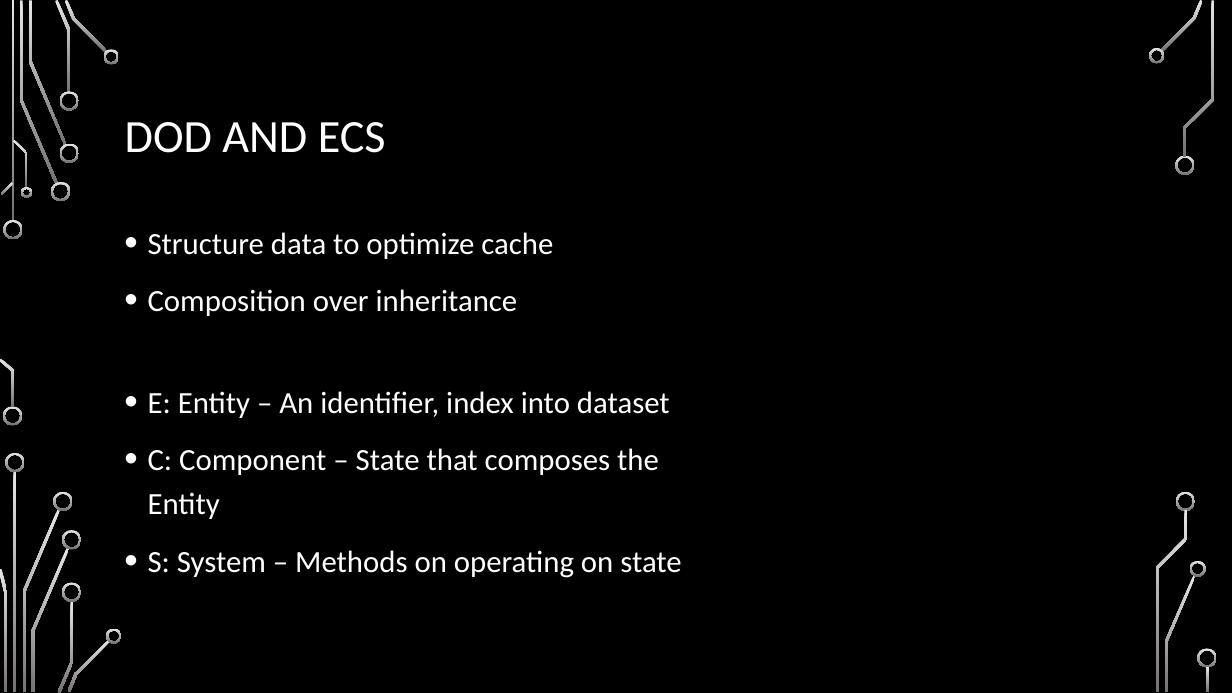
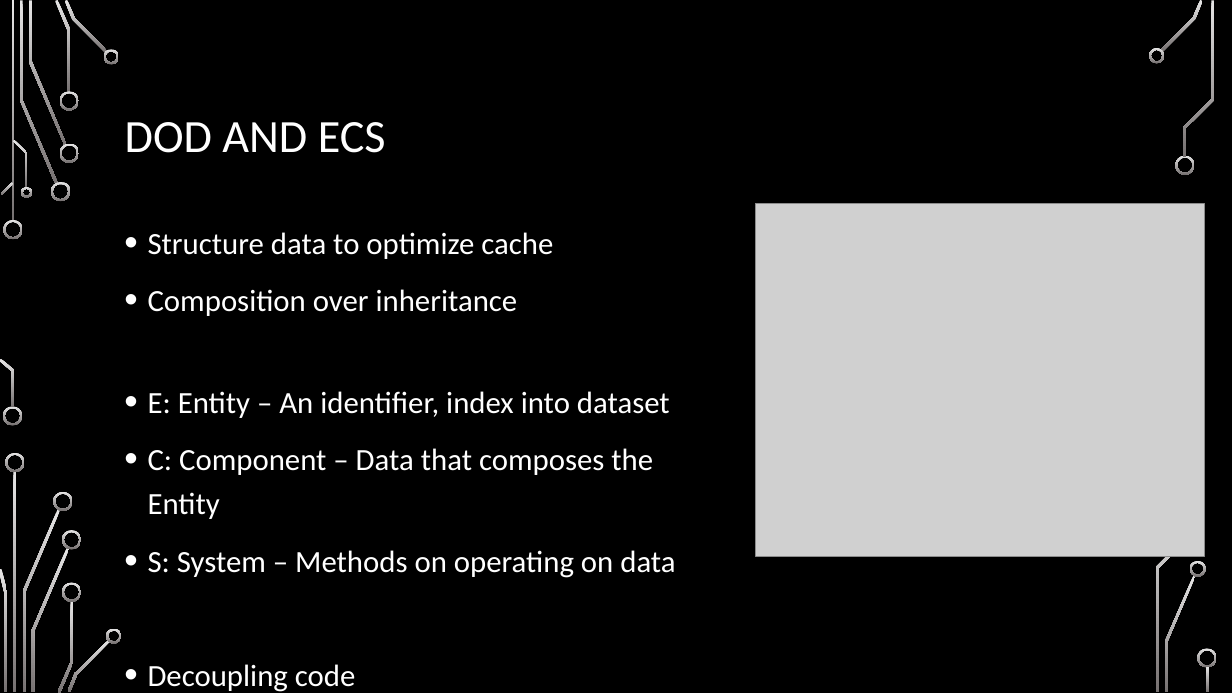
Before and after one commit to chaddw/ECS-Rust-FlightDynamics, a slide deck: slide 7 of Defense.pptx (slide 6 before the commit). Drawn at 1232x693 pixels with LibreOffice and Linux fonts; fonts in the diff are those of the drawing; grey boxes stand for pictures; background and template pictures are left out. Boxes give left, top, right and bottom in pixels: in the first picture for what was removed or moved away, otherwise in the second. Text is boxed around its words. In the diff, an @@ line names an element or a change of style, - is before the commit and + after.

```diff
--- a/Defense.pptx
+++ b/Defense.pptx
@@ picture added at <box>756,203,1205,556</box> @@
@@ text at <box>148,448,675,692</box>: text changed @@
-• C: Component – State that composes the Entity
-• S: System – Methods on operating on state
+• C: Component – Data that composes the Entity
+• S: System – Methods on operating on data
+• Decoupling code
@@ freeform shape removed at <box>1177,492,1196,511</box> @@
```
Also in this commit, not shown: 12 other slides changed, 5 slides added, 2 slides removed.
